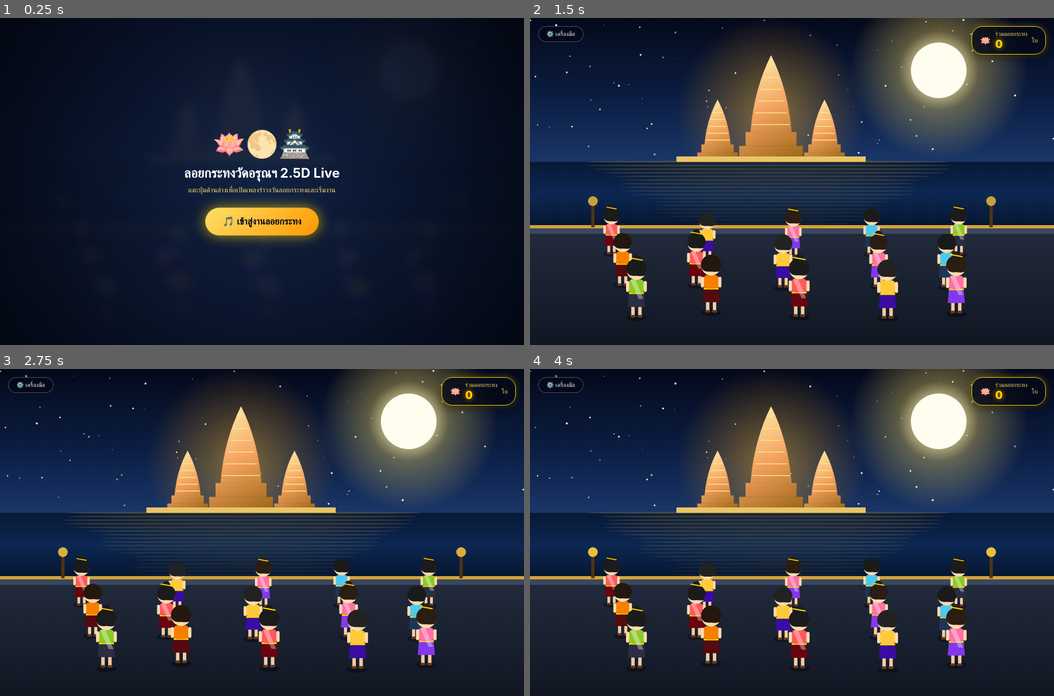
Above: before the commit, frames 1-4 (two rows, left to right).
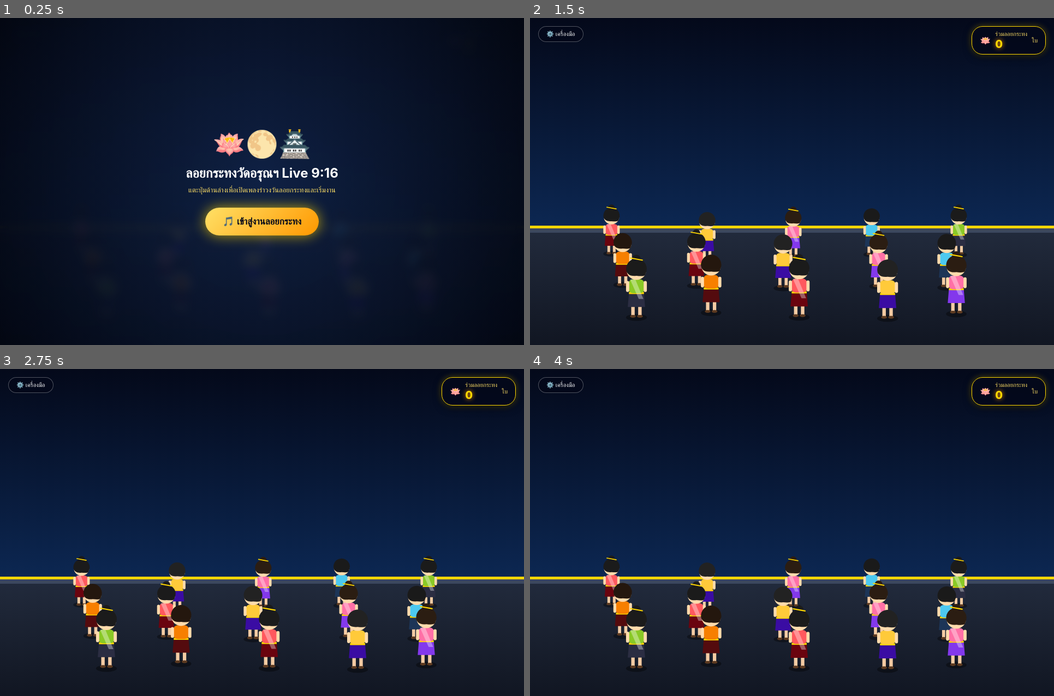
Above: after the commit, the same moments.

Repository: myloveinami-art/mygame
Game: browser game, page public/index.html
Same seed, same stepped clock (60 frames per second), same inputs: the game is played once before the commit and once after it.
Inputs:
- Up to frame 1 (0.25 s): no input
- Up to frame 2 (1.5 s): click "🎵 เข้าสู่งานลอยกระทง" at 1.27 s
- Up to frame 3 (2.75 s): no input
- Up to frame 4 (4 s): no input

The runs differ from the first frame. In frame 1, 0.6% of the frame differs, in the area x 35-65%, y 45-51%; in frame 2, 34%, in the area x 0-100%, y 0-66%; in frame 3, 34%; in frame 4, 34%.

Commit message:
Use real HD photo of Wat Arun night background while keeping chibi avatars

Diff:
--- a/public/index.html
+++ b/public/index.html
@@ -3,7 +3,7 @@
 <head>
     <meta charset="UTF-8">
     <meta name="viewport" content="width=device-width, initial-scale=1.0, maximum-scale=1.0, user-scalable=no">
-    <title>Loy Krathong Wat Arun Live 9:16</title>
+    <title>Loy Krathong Real Wat Arun Live 9:16</title>
     <script src="/socket.io/socket.io.js"></script>
     <style>
         * {
@@ -65,7 +65,7 @@
             position: absolute;
             top: 15px;
             right: 15px;
-            background: rgba(4, 9, 26, 0.8);
+            background: rgba(4, 9, 26, 0.85);
             backdrop-filter: blur(6px);
             border: 1.5px solid #ffd700;
             border-radius: 20px;
@@ -92,7 +92,7 @@
             position: absolute;
             top: 15px;
             left: 15px;
-            background: rgba(4, 9, 26, 0.8);
+            background: rgba(4, 9, 26, 0.85);
             border: 1px solid rgba(255, 255, 255, 0.3);
             color: #fff;
             padding: 7px 14px;
@@ -133,7 +133,7 @@
 
     <div id="start-overlay">
         <div style="font-size: 48px; margin-bottom: 10px;">🪷🌕🏯</div>
-        <h2>ลอยกระทงวัดอรุณฯ 2.5D Live</h2>
+        <h2>ลอยกระทงวัดอรุณฯ Live 9:16</h2>
         <p style="font-size: 13px; margin-top: 8px; color: #ffe066;">แตะปุ่มด้านล่างเพื่อเปิดเพลงรำวงวันลอยกระทงและเริ่มงาน</p>
         <button id="start-btn">🎵 เข้าสู่งานลอยกระทง</button>
     </div>
@@ -186,164 +186,43 @@
             toggleBtn.addEventListener('click', () => testPanel.classList.toggle('show'));
 
             // ==========================================
-            // 1. วาดฉากหลังวัดอรุณฯ คืนวันเพ็ญระดับงานอาร์ต
-            // ==========================================
-            const stars = Array.from({ length: 70 }, () => ({
-                x: Math.random(),
-                y: Math.random() * 0.42,
-                r: Math.random() * 1.5 + 0.5,
-                twinkle: Math.random() * Math.PI * 2
-            }));
-
-            function drawBackground(time) {
-                const horizonY = H * 0.44;
+            // 1. โหลดรูปภาพจริงของวัดอรุณราชวรารามยามค่ำคืน
+            // ==========================================
+            const realWatArunImg = new Image();
+            realWatArunImg.crossOrigin = "Anonymous";
+            realWatArunImg.src = 'https://upload.wikimedia.org/wikipedia/commons/thumb/c/ca/Wat_Arun_night_Bangkok_Thailand.jpg/800px-Wat_Arun_night_Bangkok_Thailand.jpg';
+
+            function drawRealBackground(time) {
                 const pierTopY = H * 0.64;
 
-                // 1. ท้องฟ้ายามค่ำคืนไล่เฉดสีน้ำเงินเข้ม-ม่วงคราม
-                const skyGrad = ctx.createLinearGradient(0, 0, 0, horizonY);
-                skyGrad.addColorStop(0, '#04091a');
-                skyGrad.addColorStop(0.55, '#0b1d42');
-                skyGrad.addColorStop(1, '#1a3668');
-                ctx.fillStyle = skyGrad;
-                ctx.fillRect(0, 0, W, horizonY);
-
-                // ดวงดาวระยิบระยับ
-                stars.forEach(s => {
-                    const alpha = 0.4 + 0.6 * Math.abs(Math.sin(time * 0.002 + s.twinkle));
-                    ctx.fillStyle = `rgba(255, 255, 255, ${alpha})`;
-                    ctx.beginPath();
-                    ctx.arc(s.x * W, s.y * H, s.r, 0, Math.PI * 2);
-                    ctx.fill();
-                });
-
-                // 2. พระจันทร์เต็มดวงเรืองแสงนวล
-                const moonX = W * 0.78;
-                const moonY = H * 0.16;
-                const moonR = Math.min(W, H) * 0.085;
-                const moonGlow = ctx.createRadialGradient(moonX, moonY, moonR * 0.5, moonX, moonY, moonR * 3.2);
-                moonGlow.addColorStop(0, 'rgba(255, 248, 214, 0.95)');
-                moonGlow.addColorStop(0.35, 'rgba(255, 224, 102, 0.35)');
-                moonGlow.addColorStop(1, 'rgba(255, 224, 102, 0)');
-                ctx.fillStyle = moonGlow;
-                ctx.beginPath();
-                ctx.arc(moonX, moonY, moonR * 3.2, 0, Math.PI * 2);
-                ctx.fill();
-
-                ctx.fillStyle = '#fffdf0';
-                ctx.beginPath();
-                ctx.arc(moonX, moonY, moonR, 0, Math.PI * 2);
-                ctx.fill();
-
-                // 3. วาดองค์พระปรางค์วัดอรุณราชวรารามเรืองแสงสีทองอร่าม
-                drawWatArun(W * 0.46, horizonY, Math.min(W * 0.65, H * 0.34));
-
-                // 4. แม่น้ำเจ้าพระยา (ระหว่าง horizonY ถึง pierTopY)
-                const riverGrad = ctx.createLinearGradient(0, horizonY, 0, pierTopY);
-                riverGrad.addColorStop(0, '#071936');
-                riverGrad.addColorStop(0.5, '#0c2752');
-                riverGrad.addColorStop(1, '#06152d');
-                ctx.fillStyle = riverGrad;
-                ctx.fillRect(0, horizonY, W, pierTopY - horizonY);
-
-                // เงาสะท้อนสีทองของวัดอรุณฯ และดวงจันทร์บนผิวน้ำ
-                ctx.save();
-                for (let i = 0; i < 18; i++) {
-                    const waveY = horizonY + ((pierTopY - horizonY) * (i / 18));
-                    const waveW = (W * 0.35) * (1 - i * 0.03) + Math.sin(time * 0.004 + i) * 12;
-                    ctx.fillStyle = `rgba(255, 195, 50, ${0.18 - i * 0.008})`;
-                    ctx.beginPath();
-                    ctx.ellipse(W * 0.46 + Math.sin(time * 0.003 + i) * 6, waveY, waveW, 2.5, 0, 0, Math.PI * 2);
-                    ctx.fill();
-                }
-                ctx.restore();
-
-                // 5. ท่าน้ำและลานทางเดินริมแม่น้ำ (พื้นล่าง)
+                if (realWatArunImg.complete && realWatArunImg.naturalWidth !== 0) {
+                    // วาดรูปถ่ายจริงของวัดอรุณฯ ในโซนครึ่งบนของ Canvas
+                    ctx.drawImage(realWatArunImg, 0, 0, W, pierTopY);
+                } else {
+                    // ท้องฟ้าสำรองกรณีรอลดรูปภาพ
+                    const skyGrad = ctx.createLinearGradient(0, 0, 0, pierTopY);
+                    skyGrad.addColorStop(0, '#04091a');
+                    skyGrad.addColorStop(1, '#0c2752');
+                    ctx.fillStyle = skyGrad;
+                    ctx.fillRect(0, 0, W, pierTopY);
+                }
+
+                // 2. ท่าน้ำและลานทางเดินริมแม่น้ำ (ครึ่งล่าง)
                 const pierGrad = ctx.createLinearGradient(0, pierTopY, 0, H);
                 pierGrad.addColorStop(0, '#222b3d');
                 pierGrad.addColorStop(1, '#111622');
                 ctx.fillStyle = pierGrad;
                 ctx.fillRect(0, pierTopY, W, H - pierTopY);
 
-                // ขอบท่าน้ำประดับลายไทยสีทองและโคมไฟเสา
-                ctx.fillStyle = '#d4a338';
-                ctx.fillRect(0, pierTopY - 4, W, 6);
+                // ขอบท่าน้ำประดับลายทอง
+                ctx.fillStyle = '#ffd700';
+                ctx.fillRect(0, pierTopY - 3, W, 5);
                 ctx.fillStyle = '#3b475e';
-                ctx.fillRect(0, pierTopY + 2, W, 10);
-
-                // เสาไฟริมท่าน้ำซ้าย-ขวา
-                drawPierLantern(W * 0.12, pierTopY, time);
-                drawPierLantern(W * 0.88, pierTopY, time);
-            }
-
-            function drawWatArun(cx, baseY, scaleH) {
-                ctx.save();
-                // แสงออร่าสีทองหลังพระปรางค์
-                const aura = ctx.createRadialGradient(cx, baseY - scaleH * 0.45, 10, cx, baseY - scaleH * 0.45, scaleH * 0.85);
-                aura.addColorStop(0, 'rgba(255, 190, 40, 0.45)');
-                aura.addColorStop(1, 'rgba(255, 150, 0, 0)');
-                ctx.fillStyle = aura;
-                ctx.beginPath();
-                ctx.arc(cx, baseY - scaleH * 0.45, scaleH * 0.85, 0, Math.PI * 2);
-                ctx.fill();
-
-                // ฟังก์ชันวาดทรงพระปรางค์ซ้อนชั้นวิจิตร
-                function drawPrangTower(x, y, w, h) {
-                    const grad = ctx.createLinearGradient(x - w / 2, y - h, x + w / 2, y);
-                    grad.addColorStop(0, '#fff3b0');
-                    grad.addColorStop(0.5, '#f4a261');
-                    grad.addColorStop(1, '#9c6615');
-                    ctx.fillStyle = grad;
-
-                    // ฐานซ้อน 3 ชั้น
-                    ctx.fillRect(x - w * 0.65, y - h * 0.15, w * 1.3, h * 0.15);
-                    ctx.fillRect(x - w * 0.52, y - h * 0.28, w * 1.04, h * 0.13);
-
-                    // เรือนธาตุโค้งเรียวขึ้นยอด
-                    ctx.beginPath();
-                    ctx.moveTo(x - w * 0.42, y - h * 0.28);
-                    ctx.quadraticCurveTo(x - w * 0.35, y - h * 0.68, x, y - h);
-                    ctx.quadraticCurveTo(x + w * 0.35, y - h * 0.68, x + w * 0.42, y - h * 0.28);
-                    ctx.closePath();
-                    ctx.fill();
-
-                    // ลวดลายชั้นบัวสีทองคาดขวาง
-                    ctx.strokeStyle = '#ffea79';
-                    ctx.lineWidth = 1.5;
-                    for (let tier = 0.35; tier <= 0.82; tier += 0.11) {
-                        const tw = w * (0.42 * (1 - (tier - 0.28) * 1.25));
-                        ctx.beginPath();
-                        ctx.moveTo(x - tw, y - h * tier);
-                        ctx.lineTo(x + tw, y - h * tier);
-                        ctx.stroke();
-                    }
-                }
-
-                // ปรางค์ทิศซ้าย-ขวา
-                drawPrangTower(cx - scaleH * 0.48, baseY, scaleH * 0.28, scaleH * 0.56);
-                drawPrangTower(cx + scaleH * 0.48, baseY, scaleH * 0.28, scaleH * 0.56);
-                // องค์พระปรางค์ประธานตรงกลาง
-                drawPrangTower(cx, baseY, scaleH * 0.44, scaleH * 0.96);
-
-                // กำแพงแก้วริมน้ำหน้าวัด
-                ctx.fillStyle = '#e9c46a';
-                ctx.fillRect(cx - scaleH * 0.85, baseY - 10, scaleH * 1.7, 10);
-                ctx.restore();
-            }
-
-            function drawPierLantern(x, y, time) {
-                ctx.save();
-                ctx.fillStyle = '#4a3511';
-                ctx.fillRect(x - 3, y - 42, 6, 42);
-                const glow = 0.85 + Math.sin(time * 0.008) * 0.15;
-                ctx.fillStyle = `rgba(255, 200, 60, ${glow})`;
-                ctx.beginPath();
-                ctx.arc(x, y - 48, 9, 0, Math.PI * 2);
-                ctx.fill();
-                ctx.restore();
-            }
-
-            // ==========================================
-            // 2. ตัวละครการ์ตูนชุดไทย Chibi สวยงามมีชีวิตชีวา
+                ctx.fillRect(0, pierTopY + 2, W, 8);
+            }
+
+            // ==========================================
+            // 2. ตัวละครการ์ตูนชุดไทย Chibi (คงเดิมตามที่พี่โอ๊ตถูกใจ)
             // ==========================================
             const outfitStyles = [
                 { top: '#ff595e', bottom: '#6a040f', gender: 'F', hair: '#1b1b1b' },
@@ -368,11 +247,10 @@
                         x: cx + jitterX,
                         y: ry + jitterY,
                         style: outfitStyles[(rIdx * 5 + cIdx) % outfitStyles.length],
-                        state: 'idle', // idle, walkingUp, placing, walkingBack
+                        state: 'idle',
                         walkPhase: Math.random() * Math.PI * 2,
                         heldTier: 0,
-                        username: '',
-                        avatarImg: null
+                        username: ''
                     });
                 });
             });
@@ -380,7 +258,6 @@
             function drawCartoonCharacter(ch, time) {
                 const px = ch.x * W;
                 const py = ch.y * H;
-                // ปรับขนาดตามระยะใกล้-ไกล (Perspective)
                 const scale = 0.72 + (ch.y - 0.62) * 1.15;
 
                 ctx.save();
@@ -391,7 +268,6 @@
                 const bobY = isMoving ? Math.abs(Math.sin(ch.walkPhase)) * -5 : Math.sin(time * 0.004 + ch.walkPhase) * 1.5;
                 const legSwing = isMoving ? Math.sin(ch.walkPhase) * 7 : 0;
 
-                // เงาใต้เท้าบนพื้นท่าน้ำ
                 ctx.fillStyle = 'rgba(0, 0, 0, 0.38)';
                 ctx.beginPath();
                 ctx.ellipse(0, 0, 18, 6, 0, 0, Math.PI * 2);
@@ -399,21 +275,18 @@
 
                 ctx.translate(0, bobY);
 
-                // ขาซ้าย-ขวา
                 ctx.fillStyle = '#f4cba3';
                 ctx.beginPath();
                 ctx.roundRect(-9, -22 + legSwing * 0.5, 6, 20, 3);
                 ctx.roundRect(3, -22 - legSwing * 0.5, 6, 20, 3);
                 ctx.fill();
 
-                // รองเท้าแตะไทยน่ารัก
                 ctx.fillStyle = '#5c3a21';
                 ctx.beginPath();
                 ctx.ellipse(-6, -2 + legSwing * 0.5, 5, 2.5, 0, 0, Math.PI * 2);
                 ctx.ellipse(6, -2 - legSwing * 0.5, 5, 2.5, 0, 0, Math.PI * 2);
                 ctx.fill();
 
-                // ผ้านุ่งโจงกระเบน / ผ้าถุงไทย
                 ctx.fillStyle = ch.style.bottom;
                 ctx.beginPath();
                 ctx.moveTo(-13, -42);
@@ -423,18 +296,15 @@
                 ctx.closePath();
                 ctx.fill();
 
-                // เข็มขัดทองคาดเอว
                 ctx.fillStyle = '#ffd700';
                 ctx.fillRect(-13, -44, 26, 3.5);
 
-                // เสื้อไทย / สไบเฉียง (มุมมองด้านหลังเฉียงสวยงาม)
                 ctx.fillStyle = ch.style.top;
                 ctx.beginPath();
                 ctx.roundRect(-14, -66, 28, 24, 8);
                 ctx.fill();
 
                 if (ch.style.gender === 'F') {
-                    // ชายสไบพาดไหล่ด้านหลัง
                     ctx.fillStyle = 'rgba(255, 255, 255, 0.35)';
                     ctx.beginPath();
                     ctx.moveTo(-11, -66);
@@ -445,20 +315,17 @@
                     ctx.fill();
                 }
 
-                // แขนซ้าย-ขวา
                 ctx.fillStyle = '#ffdbac';
                 ctx.beginPath();
                 ctx.roundRect(-18, -63, 5.5, 19, 3);
                 ctx.roundRect(12.5, -63, 5.5, 19, 3);
                 ctx.fill();
 
-                // ศีรษะการ์ตูน Chibi + ทรงผมละเอียด
                 ctx.fillStyle = '#ffdbac';
                 ctx.beginPath();
                 ctx.arc(0, -82, 17, 0, Math.PI * 2);
                 ctx.fill();
 
-                // ผมด้านหลัง
                 ctx.fillStyle = ch.style.hair;
                 ctx.beginPath();
                 ctx.arc(0, -84, 17.8, Math.PI * 0.85, Math.PI * 2.15);
@@ -466,12 +333,10 @@
                 ctx.quadraticCurveTo(-17, -70, -17.8, -84);
                 ctx.fill();
 
-                // ถ้าเป็นผู้หญิง เพิ่มมวยผมและปิ่นปักผมทองคำ
                 if (ch.style.gender === 'F') {
                     ctx.beginPath();
                     ctx.arc(0, -101, 7.5, 0, Math.PI * 2);
                     ctx.fill();
-                    // ปิ่นปักผมทอง
                     ctx.strokeStyle = '#ffd700';
                     ctx.lineWidth = 2;
                     ctx.beginPath();
@@ -480,7 +345,6 @@
                     ctx.stroke();
                 }
 
-                // วาดกระทงหรือโคมลอยในมือขณะกำลังเดินไปลอย
                 if (ch.heldTier > 0) {
                     if (ch.heldTier === 4) {
                         drawLanternArt(0, -68, 0.65, time);
@@ -489,7 +353,6 @@
                     }
                 }
 
-                // ป้ายชื่อคนส่งของขวัญเหนือศีรษะ
                 if (ch.username) {
                     const tagY = ch.style.gender === 'F' ? -118 : -110;
                     ctx.fillStyle = 'rgba(0, 0, 0, 0.82)';
@@ -511,7 +374,7 @@
             }
 
             // ==========================================
-            // 3. วาดกระทง 3 ระดับ + โคมลอย + พลุสวยงาม
+            // 3. วาดกระทง โคมลอย และพลุ 3D
             // ==========================================
             function drawKrathongArt(x, y, tier, scale, time) {
                 ctx.save();
@@ -528,7 +391,6 @@
                 ctx.fill();
 
                 if (tier === 1) {
-                    // T1: กระทงดอกไม้จิ๋ว
                     ctx.fillStyle = '#40916c';
                     ctx.beginPath();
                     ctx.ellipse(0, 0, 12, 5, 0, 0, Math.PI * 2);
@@ -538,7 +400,6 @@
                     ctx.arc(0, -4, 6, 0, Math.PI * 2);
                     ctx.fill();
                 } else if (tier === 2) {
-                    // T2: กระทงใบตองกลีบดอกไม้
                     ctx.fillStyle = '#2d6a4f';
                     ctx.beginPath();
                     ctx.ellipse(0, 0, 17, 7, 0, 0, Math.PI * 2);
@@ -550,7 +411,6 @@
                         ctx.fill();
                     }
                 } else {
-                    // T3+: กระทงทองคำหรูหรา
                     ctx.fillStyle = '#ffd700';
                     ctx.beginPath();
                     ctx.ellipse(0, 0, 22, 9, 0, 0, Math.PI * 2);
@@ -564,7 +424,6 @@
                     ctx.fill();
                 }
 
-                // เทียนและเปลวไฟกระพริบ
                 ctx.fillStyle = '#fff';
                 ctx.fillRect(-1.5, -16, 3, 10);
                 const flicker = Math.sin(time * 0.02) * 1.2;
@@ -604,7 +463,6 @@
                 ctx.restore();
             }
 
-            // รายการกระทงที่ลอยในแม่น้ำ โคมลอยบนฟ้า และพลุ
             const floatingKrathongs = [];
             const floatingLanterns = [];
             const fireworks = [];
@@ -626,7 +484,7 @@
             }
 
             // ==========================================
-            // 4. ระบบเสียงเพลง "รำวงวันลอยกระทง" ของไทย
+            // 4. ระบบเสียงเพลง "รำวงวันลอยกระทง"
             // ==========================================
             let audioCtx = null;
             let songTimer = null;
@@ -732,7 +590,7 @@
             });
 
             // ==========================================
-            // 5. การเดินไปลอยกระทง + ปุ่มทดสอบ 7 ระดับ
+            // 5. ระบบการเดินไปลอยกระทง
             // ==========================================
             const giftTierMap = {
                 'Rose': 1, 'TikTok': 1,
@@ -785,10 +643,10 @@
                 requestAnimationFrame(loop);
                 ctx.clearRect(0, 0, W, H);
 
-                // วาดฉากหลังวัดอรุณฯ แม่น้ำ และท่าน้ำ
-                drawBackground(time);
-
-                // อัปเดตและวาดกระทงที่ลอยอยู่ในแม่น้ำ (ลอยไกลออกไปช้าๆ และเล็กลงตาม Perspective)
+                // วาดรูปถ่ายจริงของวัดอรุณฯ ยามค่ำคืน
+                drawRealBackground(time);
+
+                // อัปเดตและวาดกระทงลอยในแม่น้ำ
                 for (let i = floatingKrathongs.length - 1; i >= 0; i--) {
                     const k = floatingKrathongs[i];
                     k.y -= 0.00055;
@@ -803,7 +661,7 @@
                     }
                 }
 
-                // อัปเดตและวาดโคมลอยขึ้นสู่ท้องฟ้า
+                // อัปเดตและวาดโคมลอยขึ้นสู่ฟ้า
                 for (let i = floatingLanterns.length - 1; i >= 0; i--) {
                     const l = floatingLanterns[i];
                     l.y -= 0.0014;
@@ -816,7 +674,7 @@
                     }
                 }
 
-                // อัปเดตการเดินของตัวละคร (เรียงลำดับจากไกลมาใกล้เพื่อไม่ให้ซ้อนทับผิดมิติ)
+                // อัปเดตการเดินของตัวละครการ์ตูน
                 const sortedChars = [...characters].sort((a, b) => a.y - b.y);
                 sortedChars.forEach(ch => {
                     if (ch.state === 'walkingUp') {
@@ -824,14 +682,12 @@
                         ch.y -= 0.0022;
                         if (ch.y <= 0.655) {
                             ch.y = 0.655;
-                            // ปล่อยกระทงลงน้ำ หรือปล่อยโคมลอยขึ้นฟ้า
                             if (ch.heldTier === 4) {
                                 floatingLanterns.push({ x: ch.x, y: 0.56, seed: Math.random() * 10 });
                             } else {
                                 floatingKrathongs.push({ x: ch.x, y: 0.615, tier: ch.heldTier, seed: Math.random() * 10 });
                             }
 
-                            // จุดพลุฉลองถ้าเป็น Tier 5-7
                             if (ch.heldTier >= 5) {
                                 const fwColors = ['#ff0055', '#00e5ff', '#ffd700', '#ff9f1c', '#b5179e'];
                                 const count = ch.heldTier === 5 ? 2 : (ch.heldTier === 6 ? 4 : 7);
@@ -862,7 +718,7 @@
                     drawCartoonCharacter(ch, time);
                 });
 
-                // วาดพลุบนท้องฟ้า
+                // วาดพลุฉลอง
                 for (let i = fireworks.length - 1; i >= 0; i--) {
                     const fw = fireworks[i];
                     let alive = false;
